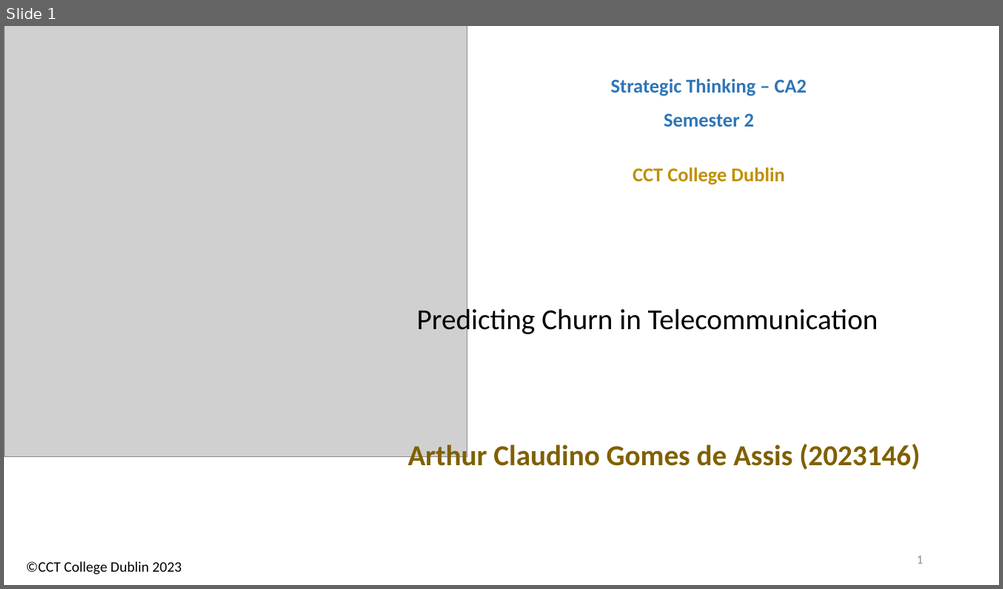
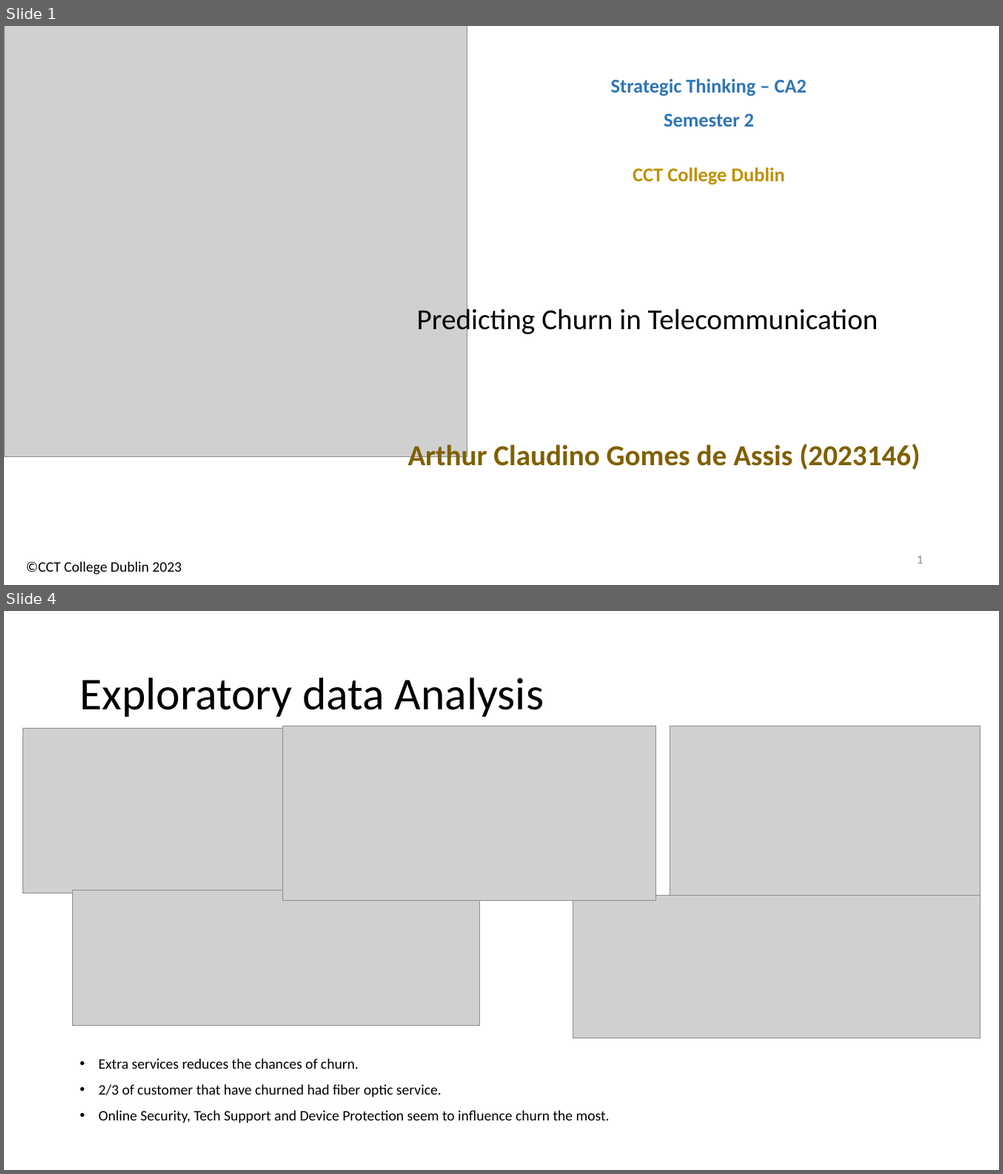
Before and after one commit to arthurcct2023/Python-Predicting-Churn-in-Telecommunication, a slide deck: ArthurAssis_ST_HDip_CA2_Semester2.pptx. Shown one above the other, each under a label of ours: slide 1 before the commit, slides 1 and 4 after it; the slides between them are not shown. The pictures are 1003x589 and 1003x1174 pixels, drawn with LibreOffice and Linux fonts; fonts in the diff are those of the drawing; grey boxes stand for pictures. Boxes give left, top, right and bottom in pixels: in the first picture for what was removed or moved away, otherwise in the second. Text is boxed around its words. In the diff, an @@ line names an element or a change of style, - is before the commit and + after.

```diff
--- a/ArthurAssis_ST_HDip_CA2_Semester2.pptx
+++ b/ArthurAssis_ST_HDip_CA2_Semester2.pptx
@@ slide 4 added at (x1=4, y1=611, x2=999, y2=1170), background #FFFFFF @@
@@ title added at (x1=79, y1=678, x2=543, y2=717), 44 pt, text #000000 @@
+Exploratory data Analysis
@@ picture added at (x1=22, y1=728, x2=283, y2=893) @@
@@ picture added at (x1=283, y1=726, x2=656, y2=901) @@
@@ picture added at (x1=669, y1=726, x2=980, y2=901) @@
@@ picture added at (x1=73, y1=891, x2=480, y2=1026) @@
@@ picture added at (x1=573, y1=896, x2=981, y2=1039) @@
@@ text added at (x1=99, y1=1059, x2=609, y2=1123), 14 pt, text #000000 @@
+• Extra services reduces the chances of churn.
+• 2/3 of customer that have churned had fiber optic service.
+• Online Security, Tech Support and Device Protection seem to influence churn the most.
```
Also in this commit, not shown: 12 other slides added, 5 slides removed, 8 other files.
